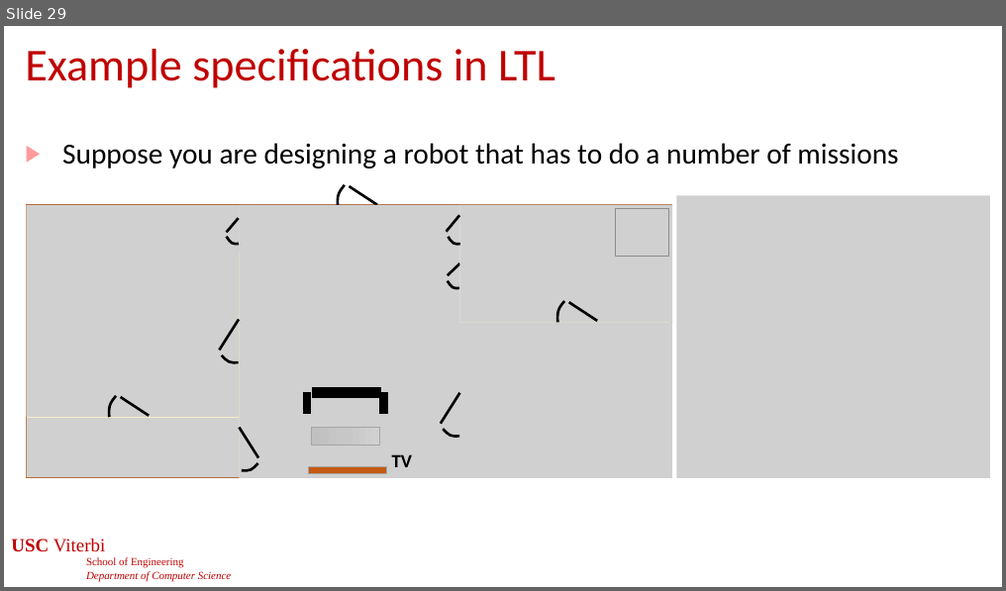
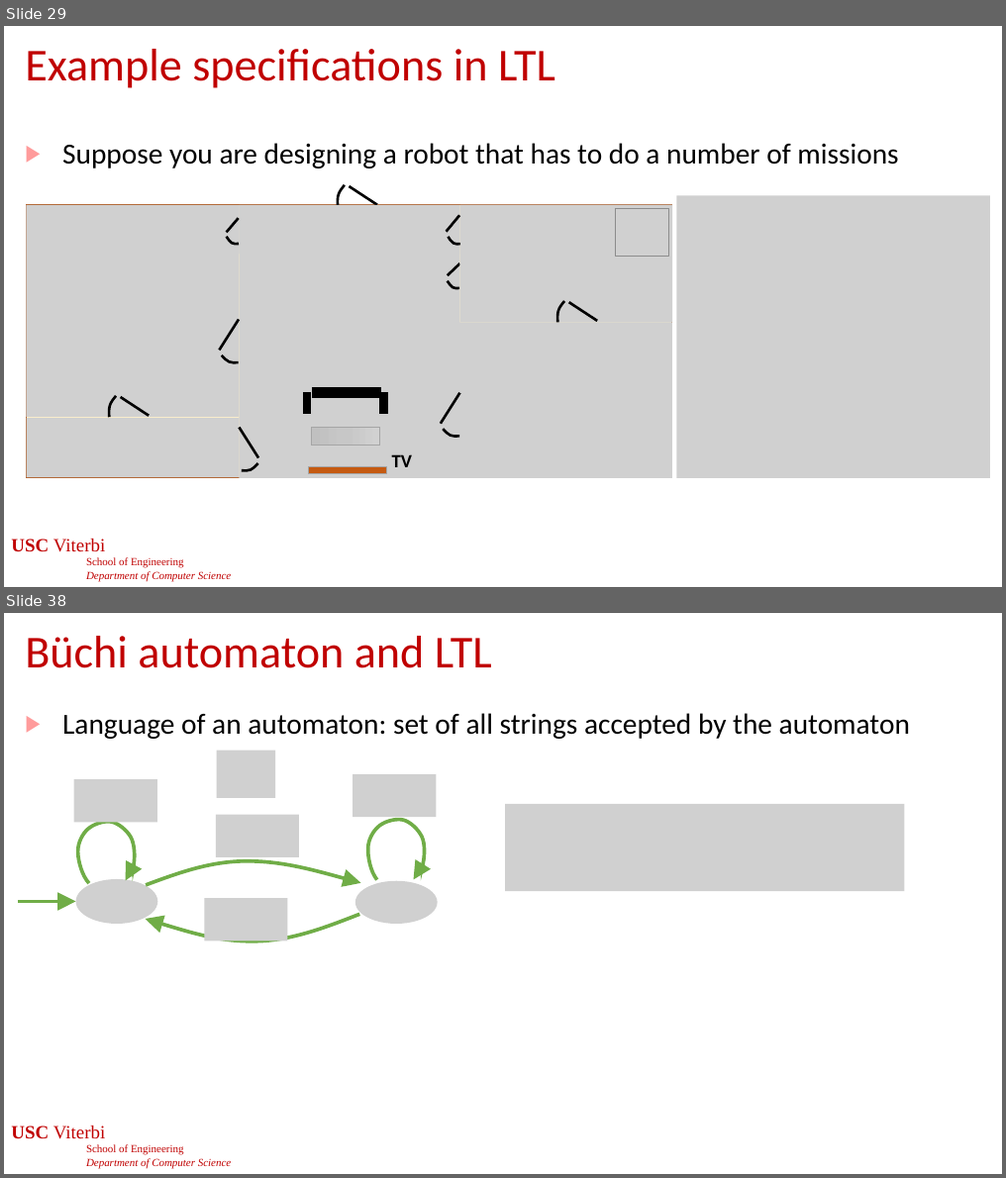
Before and after one commit to jdeshmukh/jdeshmukh.github.io, a slide deck: teaching/cs513slides/lecture6-Requirements and LTL.pptx. Shown one above the other, each under a label of ours: slide 29 before the commit, slides 29 and 38 after it; the slides between them are not shown. The pictures are 1006x591 and 1006x1178 pixels, drawn with LibreOffice and Linux fonts; fonts in the diff are those of the drawing; grey boxes stand for pictures; background and template pictures are left out. Boxes give left, top, right and bottom in pixels: in the first picture for what was removed or moved away, otherwise in the second. Text is boxed around its words. In the diff, an @@ line names an element or a change of style, - is before the commit and + after.

```diff
--- a/teaching/cs513slides/lecture6-Requirements and LTL.pptx
+++ b/teaching/cs513slides/lecture6-Requirements and LTL.pptx
@@ slide 38 added at (4,613,1002,1174), background #FFFFFF; not listed: 1 template element that a slide beside it also shows @@
@@ title added at (25,636,492,668), 44 pt, text #C00000 @@
+Büchi automaton and LTL
@@ text added at (62,713,910,739), 28 pt, text #000000 @@
+▶ Language of an automaton: set of all strings accepted by the automaton
@@ picture added at (352,774,436,817) @@
@@ group added at (18,750,437,942): 5 pictures, 4 freeform shapes, 1 arrow @@
@@ picture added at (505,804,905,891) @@
@@ picture added at (205,898,288,941) @@
@@ page number added at (391,1134,616,1163), 24 pt, text #FFFFFF @@
+38
```
Also in this commit, not shown: 1 slide changed, 11 other slides added.
